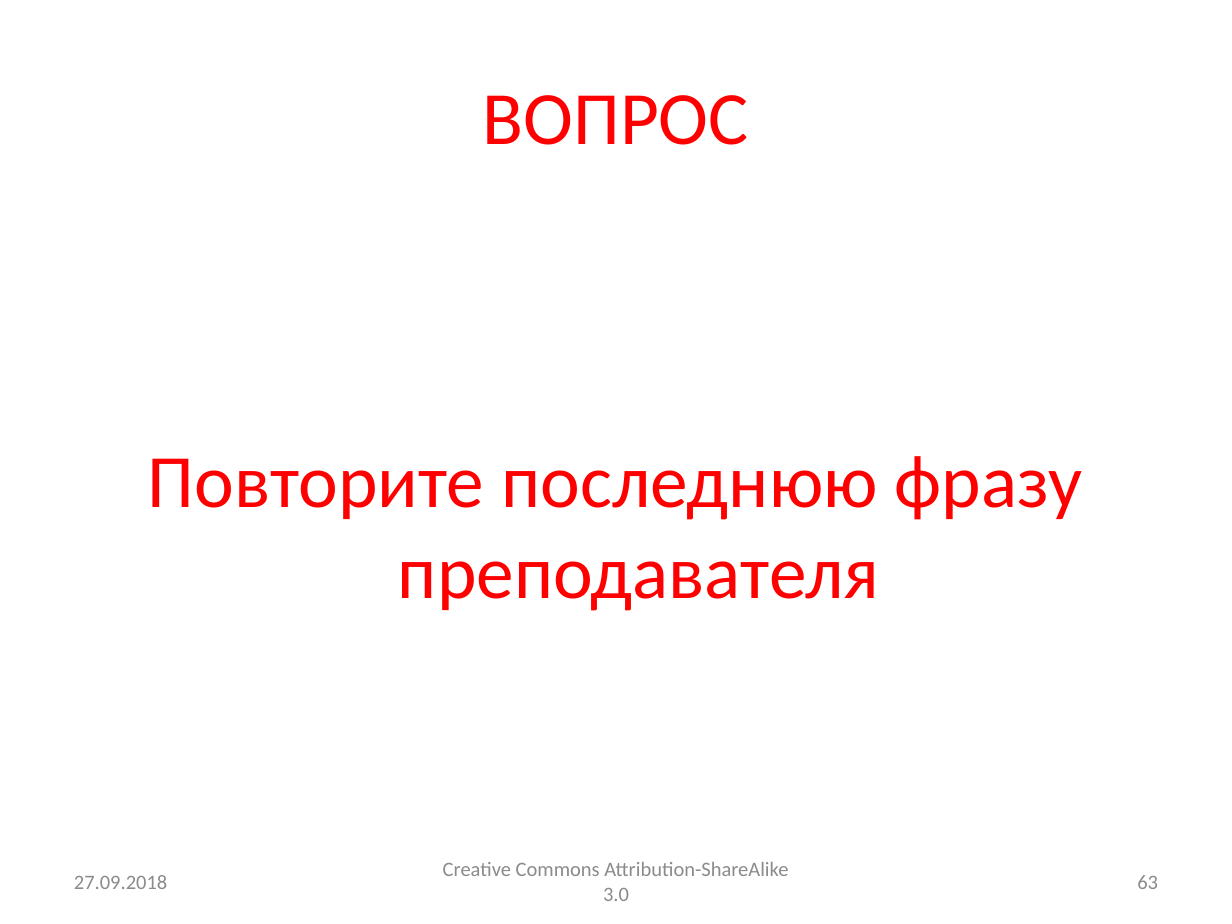
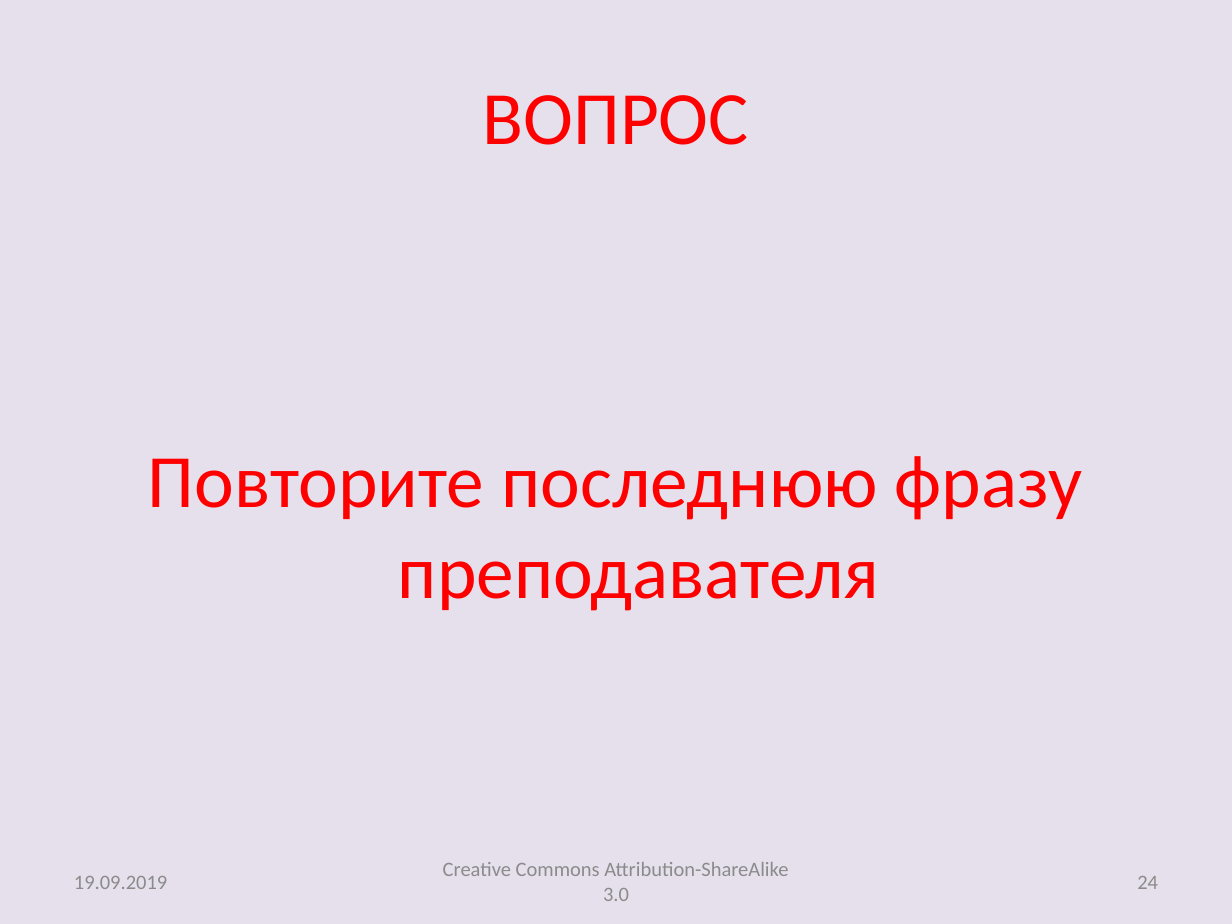
Before and after one commit to andrei-kuznetsov/android-lectures, a slide deck: slide 24 of lectures/Lecture003_AltRes_Activity.pptx (slide 63 before the commit). Drawn at 1232x924 pixels with LibreOffice and Linux fonts; fonts in the diff are those of the drawing. Boxes give left, top, right and bottom in pixels: in the first picture for what was removed or moved away, otherwise in the second. Text is boxed around its words. In the diff, an @@ line names an element or a change of style, - is before the commit and + after.

```diff
--- a/lectures/Lecture003_AltRes_Activity.pptx
+++ b/lectures/Lecture003_AltRes_Activity.pptx
@@ background #FFFFFF to #E6E0EC @@
@@ text at [74, 876, 167, 889]: text changed @@
-27.09.2018
+19.09.2019
@@ page number at [1137, 876, 1158, 889]: text changed @@
-63
+24
```
Also in this commit, not shown: 76 other slides changed, 17 slides added, 2 other files.
